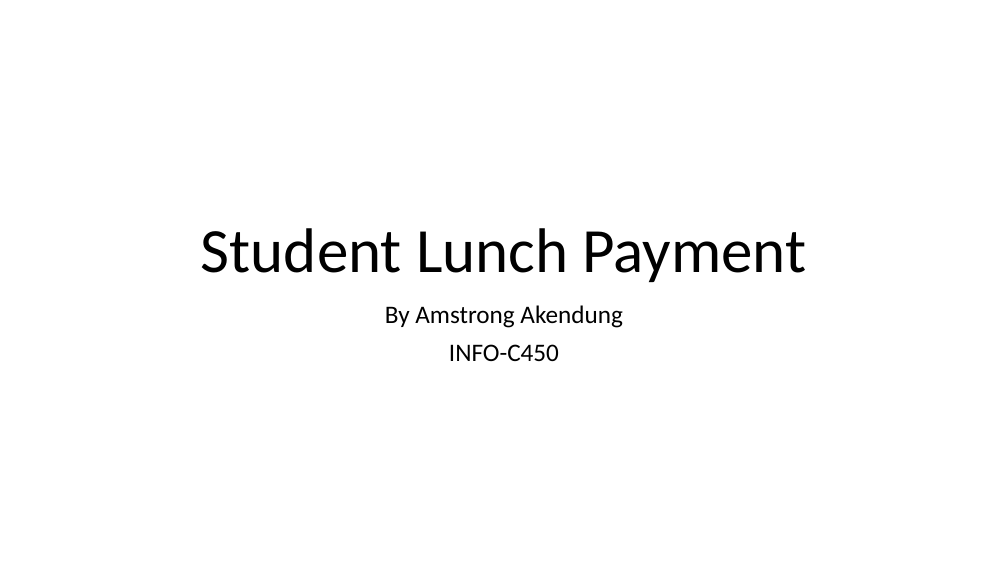
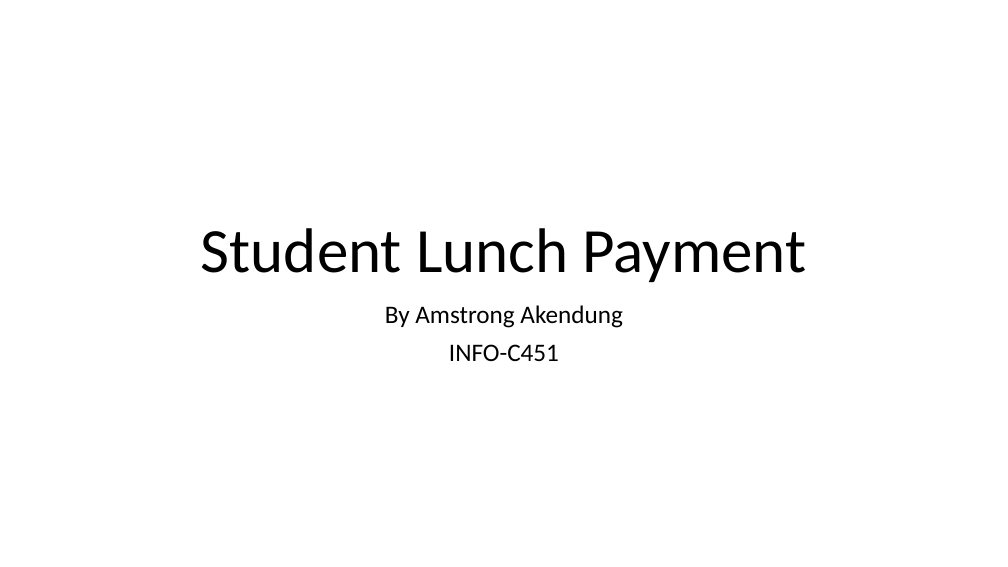
Before and after one commit to nkengamstrong/school_lunch_payment, a slide deck: slide 1 of Files/Student Lunch Payment.pptx. Drawn at 1008x567 pixels with LibreOffice and Linux fonts; fonts in the diff are those of the drawing. Boxes give left, top, right and bottom in pixels: in the first picture for what was removed or moved away, otherwise in the second. Text is boxed around its words. In the diff, an @@ line names an element or a change of style, - is before the commit and + after.

```diff
--- a/Files/Student Lunch Payment.pptx
+++ b/Files/Student Lunch Payment.pptx
@@ subtitle at [449,344,559,361]: text changed @@
-INFO-C450
+INFO-C451
```
Also in this commit, not shown: 3 other slides changed, 1 other file.
